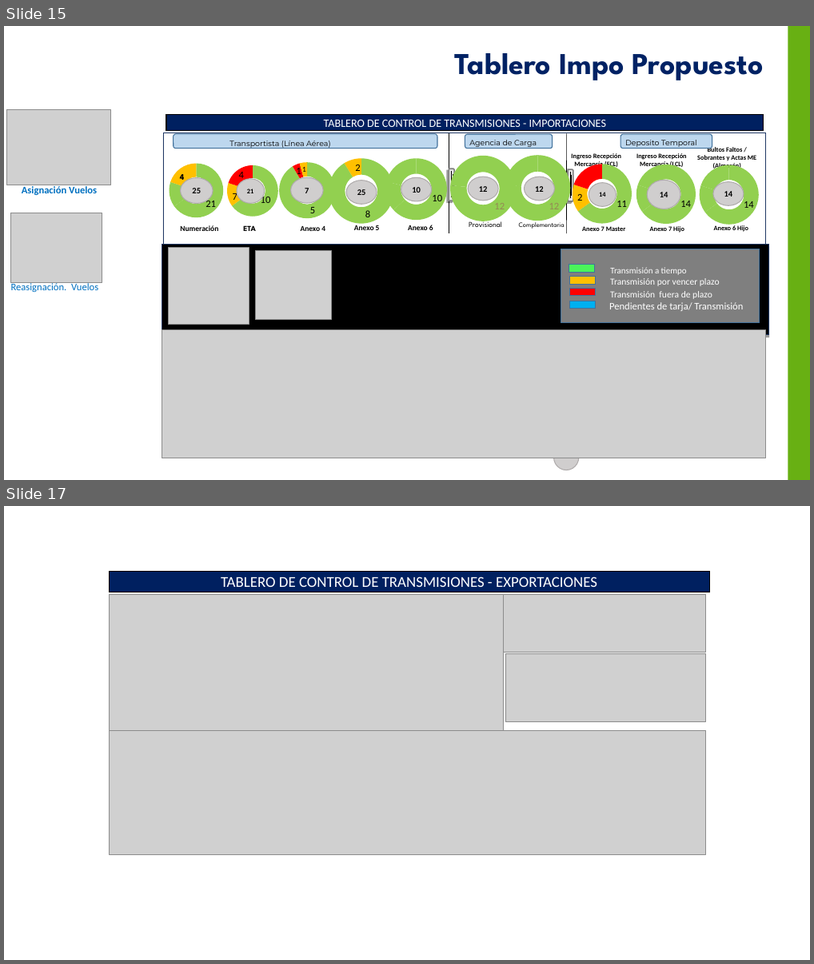
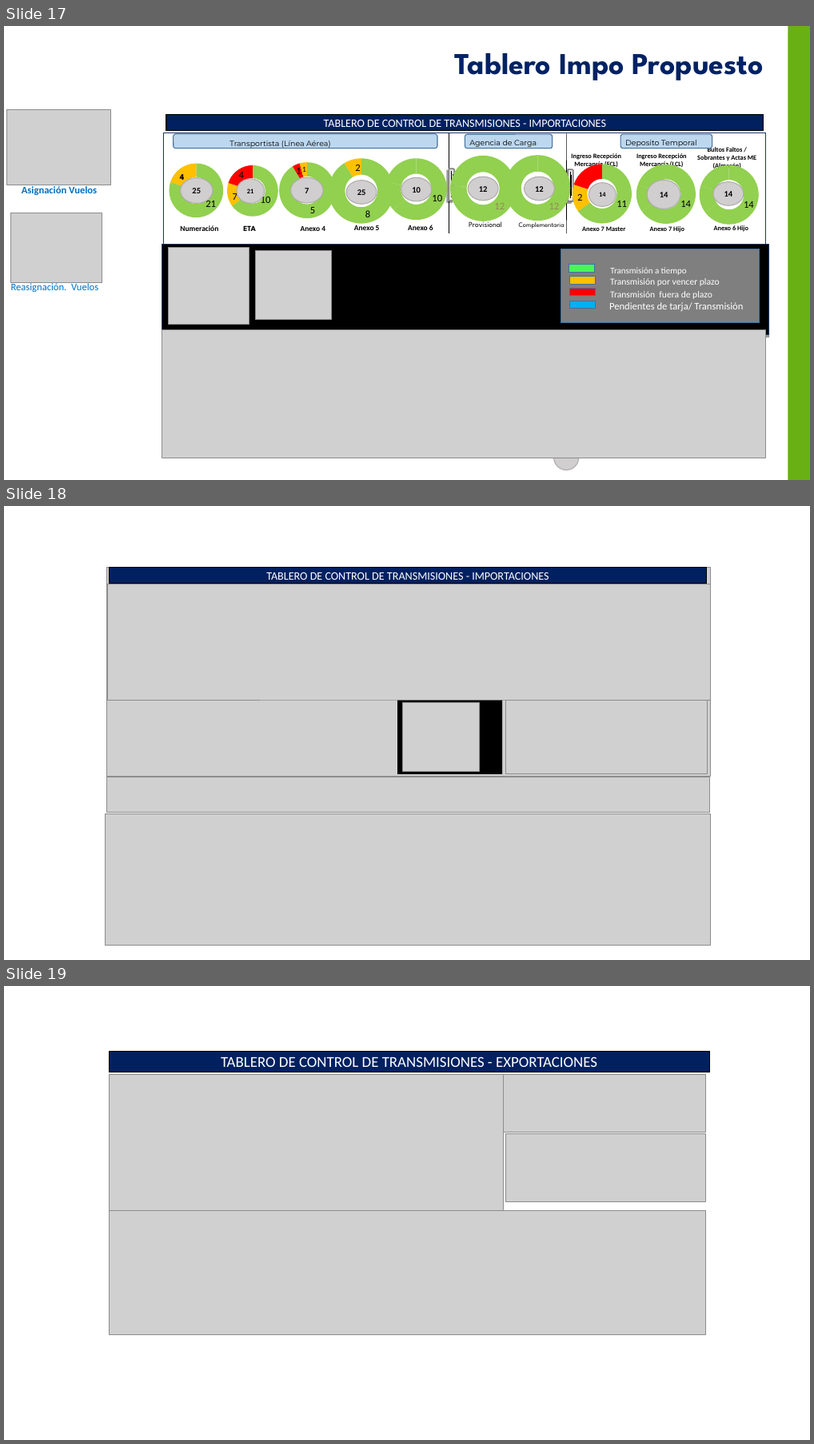
Before and after one commit to yahck/pyTransmisionesTalma, a slide deck: Documentos/ControlTransmisionesV1.0.pptx. Shown one above the other, each under a label of ours: slides 15 and 17 before the commit, slides 17, 18 and 19 after it; the slides between them are not shown. The pictures are 814x964 and 814x1444 pixels, drawn with LibreOffice and Linux fonts; fonts in the diff are those of the drawing; grey boxes stand for pictures; background and template pictures are left out. Boxes give left, top, right and bottom in pixels: in the first picture for what was removed or moved away, otherwise in the second. Text is boxed around its words. In the diff, an @@ line names an element or a change of style, - is before the commit and + after.

```diff
--- a/Documentos/ControlTransmisionesV1.0.pptx
+++ b/Documentos/ControlTransmisionesV1.0.pptx
@@ slide 18 added at bbox=[4, 506, 810, 960], background #FFFFFF @@
@@ picture added at bbox=[106, 567, 710, 776] @@
@@ freeform shape added at bbox=[110, 568, 707, 584], fill #002060, outline #000000 1 pt, 13.5 pt, text #FFFFFF @@
+TABLERO DE CONTROL DE TRANSMISIONES - IMPORTACIONES
@@ picture added at bbox=[107, 584, 711, 700] @@
@@ rectangle added at bbox=[398, 695, 502, 774], fill #000000 @@
@@ picture added at bbox=[403, 702, 479, 772] @@
@@ picture added at bbox=[506, 700, 707, 774] @@
@@ picture added at bbox=[106, 776, 710, 812] @@
@@ picture added at bbox=[106, 813, 711, 945] @@
@@ what was slide 15 is now slide 17 @@
@@ what was slide 17 is now slide 19 @@
```
Also in this commit, not shown: 2 slides changed, 1 other slide added, 3 other files.
